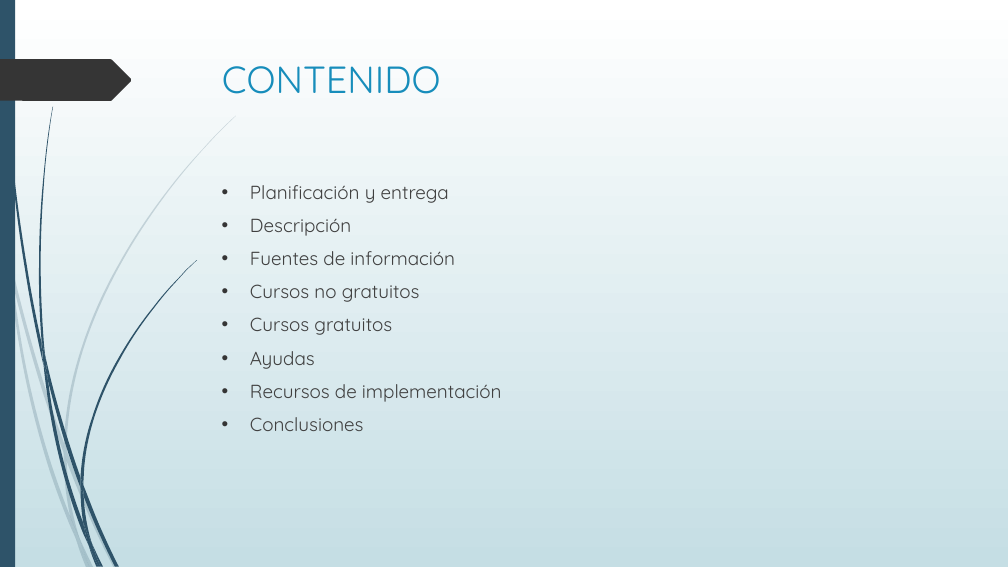
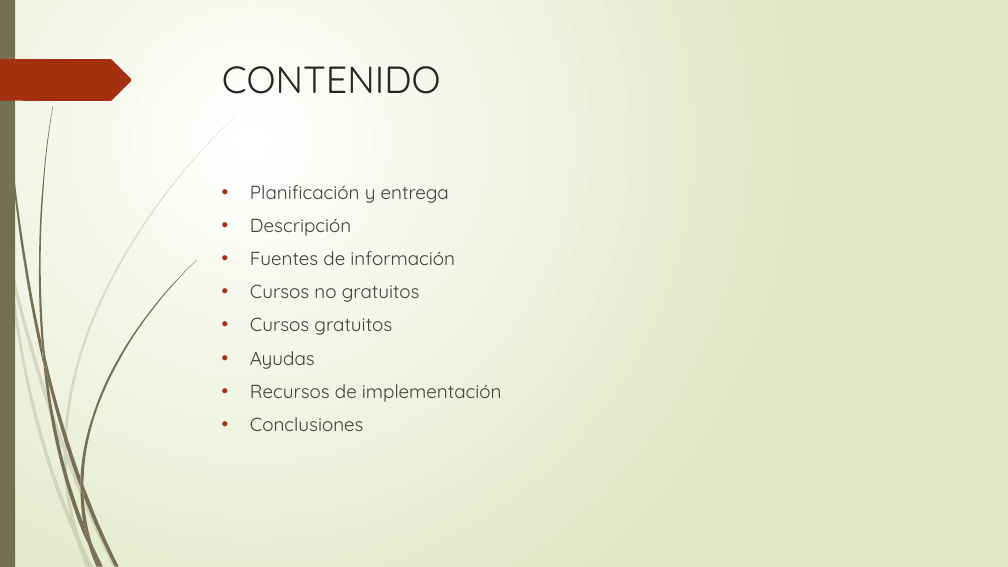
Before and after one commit to DiegoUAH/TG1, a slide deck: slide 2 of TG1-Presentacion.pptx. Drawn at 1008x567 pixels with LibreOffice and Linux fonts; fonts in the diff are those of the drawing. Boxes give left, top, right and bottom in pixels: in the first picture for what was removed or moved away, otherwise in the second. Text is boxed around its words. In the diff, an @@ line names an element or a change of style, - is before the commit and + after.

```diff
--- a/TG1-Presentacion.pptx
+++ b/TG1-Presentacion.pptx
@@ background gradient #FFFFFF to #C5DEE5 to gradient #FFFFFF to #DFE8C4 @@
@@ freeform shape at (2, 0, 43, 364): fill #2E5369 to #766F54; outline redrawn @@
@@ freeform shape at (0, 59, 132, 101): fill #353535 to #A53010 @@
@@ title "CONTENIDO" at (222, 66, 441, 94): text colour #178DBB to #262626 @@
@@ fill #2E5369 to #766F54 in 12 elements at (45, 357, 80, 488), (83, 485, 119, 566), (43, 361, 88, 546), (92, 544, 104, 567), (42, 340, 48, 382), (80, 260, 197, 485), (88, 546, 98, 567), (80, 488, 91, 544), (80, 477, 83, 496), (83, 523, 101, 566), (0, 0, 15, 567), (39, 107, 53, 357) @@
@@ text "Planificación y entrega" at (250, 185, 502, 431): bullet colour #353535 to #A53010 @@
@@ fill #2E5369 at 20% opacity to #766F54 at 20% opacity in 10 elements at (0, 213, 8, 265), (11, 261, 64, 453), (67, 451, 117, 567), (79, 538, 94, 567), (8, 265, 76, 540), (64, 453, 79, 538), (64, 116, 236, 451), (76, 540, 90, 567), (64, 443, 67, 461), (70, 516, 90, 567) @@
```
Also in this commit, not shown: 17 other slides changed, 4 slides added, 1 slide removed.
